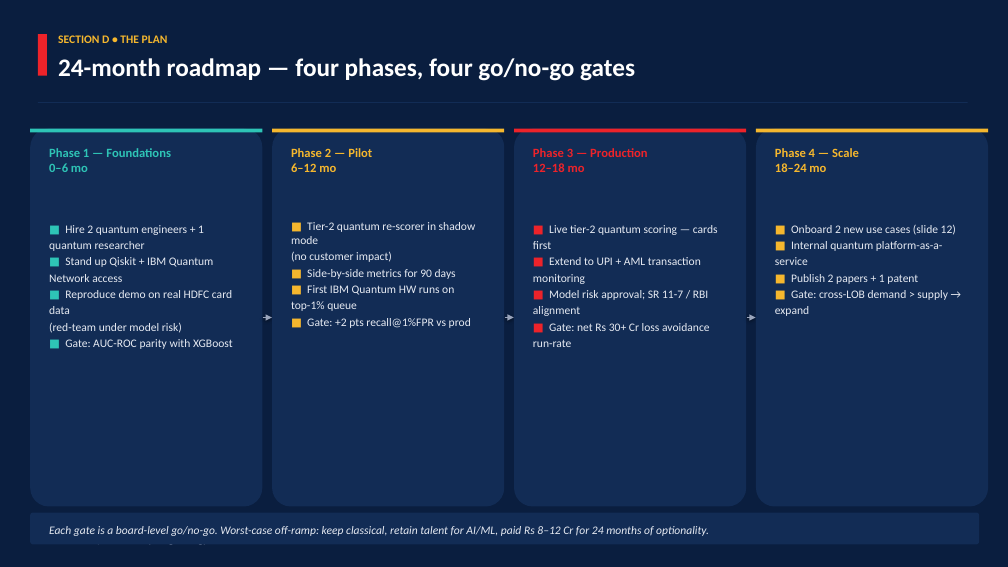
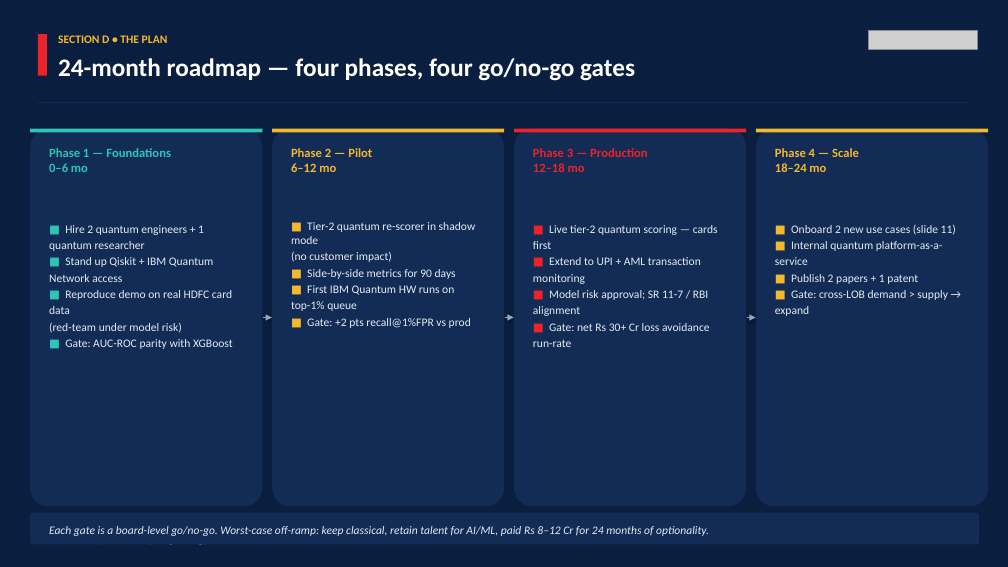
Before and after one commit to kranthimj23/Quantum-credit-card-fraud-detection, a slide deck: slide 16 of docs/HDFC_Quantum_Executive_Deck.pptx (slide 15 before the commit). Drawn at 1008x567 pixels with LibreOffice and Linux fonts; fonts in the diff are those of the drawing; grey boxes stand for pictures. Boxes give left, top, right and bottom in pixels: in the first picture for what was removed or moved away, otherwise in the second. Text is boxed around its words. In the diff, an @@ line names an element or a change of style, - is before the commit and + after.

```diff
--- a/docs/HDFC_Quantum_Executive_Deck.pptx
+++ b/docs/HDFC_Quantum_Executive_Deck.pptx
@@ picture added at bbox=[868, 30, 978, 49] @@
@@ text at bbox=[791, 225, 956, 235]: text changed @@
-■ Onboard 2 new use cases (slide 12)
+■ Onboard 2 new use cases (slide 11)
```
Also in this commit, not shown: 19 other slides changed, 2 slides added, 1 slide removed, 3 other files.
